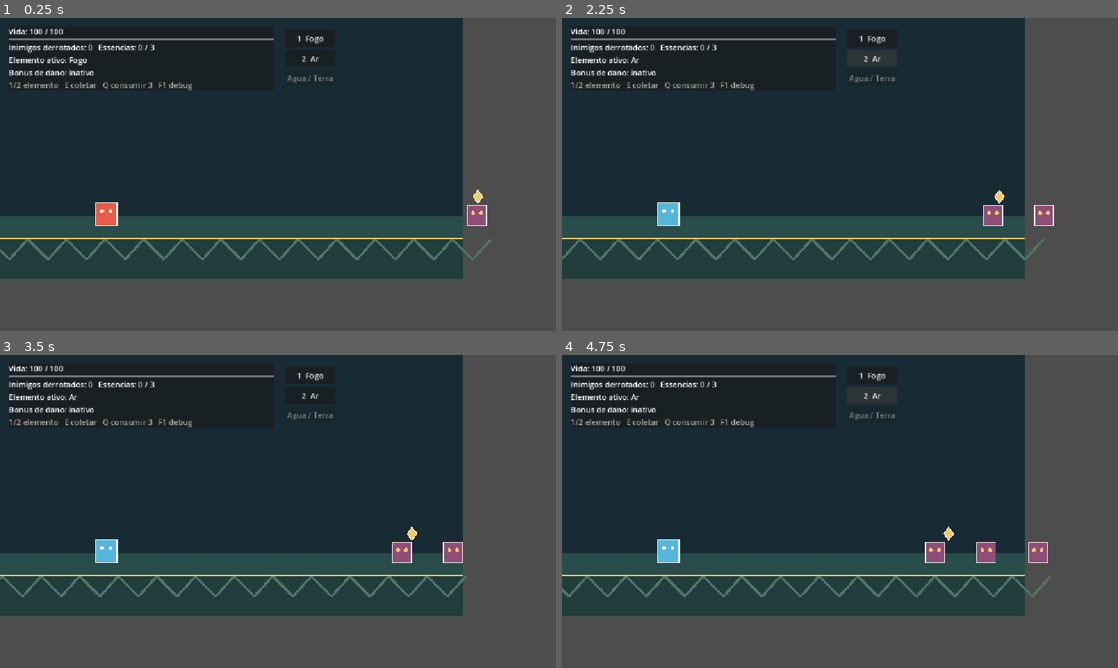
Above: before the commit, frames 1-4 (two rows, left to right).
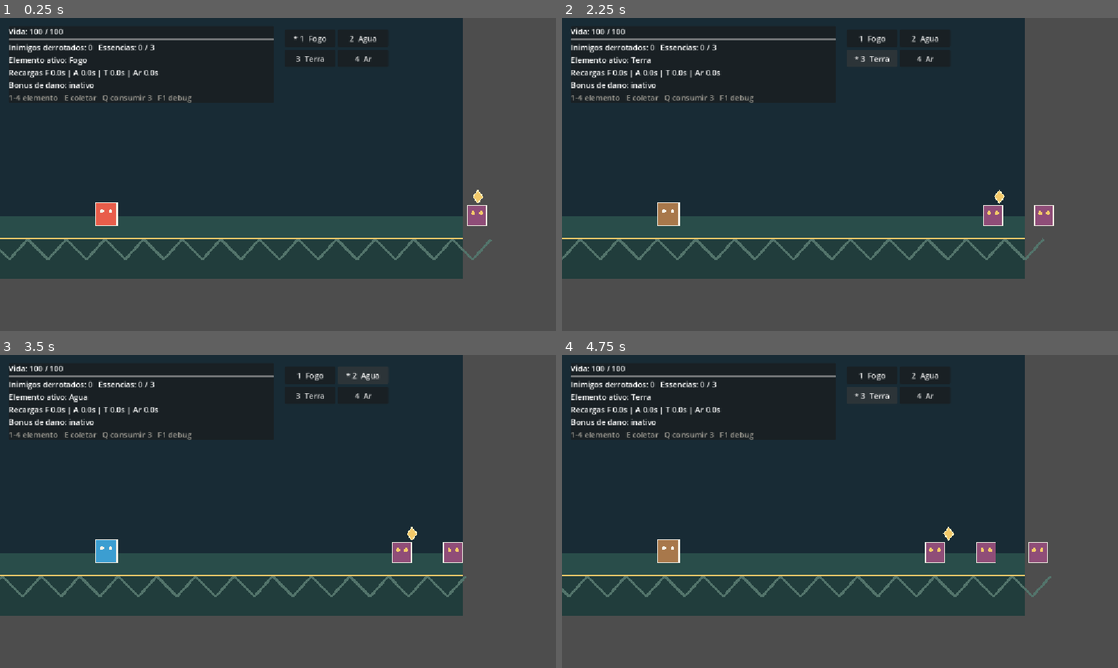
Above: after the commit, the same moments.

Repository: GhabrielMolina/elemental-idle-runner
Game: Godot game, scene res://scenes/Main.tscn
Two runs of this game, one before a commit and one after it. Both use one fixed random seed, a clock stepped at 60 frames per second and the inputs below.
Inputs (mouse positions are in pixels of both pictures, inside the frame that each line leads up to):
- Up to frame 1 (0.25 s): no input
- Up to frame 2 (2.25 s): click (873, 36) at 0.5 s, where only the run before the commit has a clickable "1 Fogo"; click (873, 36) at 1.25 s, where only the run after the commit has a clickable "* 1 Fogo"; click (873, 58) at 2 s, where only the run before the commit has a clickable "2 Ar"
- Up to frame 3 (3.5 s): click (361, 373) at 2.75 s, where only the run after the commit has a clickable "2 Agua"
- Up to frame 4 (4.75 s): click (923, 373) at 3.5 s, where only the run after the commit has a clickable "* 2 Agua"; click (873, 395) at 4.25 s, where only the run after the commit has a clickable "3 Terra"

The runs differ from the first frame. In frame 1, 1.2% of the frame differs, in the area x 1-68%, y 5-28%; in frame 2, 1.5%; in frame 3, 1.5%, in the area x 1-69%, y 5-67%; in frame 4, 1.5%.

Commit message:
feat: add four elements and prototype refinement

Diff:
--- a/scripts/debug_panel.gd
+++ b/scripts/debug_panel.gd
@@ -11,7 +11,7 @@
 	build_interface()
 
 func build_interface() -> void:
-	custom_minimum_size = Vector2(230, 0)
+	custom_minimum_size = Vector2(250, 0)
 	var margin := MarginContainer.new()
 	margin.add_theme_constant_override("margin_left", 12)
 	margin.add_theme_constant_override("margin_right", 12)
@@ -30,9 +30,12 @@
 	speed_label = Label.new()
 	column.add_child(speed_label)
 	pause_button = Button.new()
+	pause_button.custom_minimum_size = Vector2(220, 34)
 	pause_button.pressed.connect(main_controller.toggle_pause)
 	column.add_child(pause_button)
 	speed_button = Button.new()
+	speed_button.custom_minimum_size = Vector2(220, 34)
+	speed_button.text = "Velocidade: 1×"
 	speed_button.pressed.connect(main_controller.cycle_speed)
 	column.add_child(speed_button)
 	var spawn_button := Button.new()
@@ -53,7 +56,8 @@
 	if not is_instance_valid(state_label):
 		return
 	state_label.text = "Estado: " + state
-	speed_label.text = "Velocidade: " + str(int(speed)) + "x"
+	speed_label.text = "Simulacao: " + str(int(speed)) + "×"
+	speed_button.text = "Velocidade: " + str(int(speed)) + "×"
 	pause_button.text = "Continuar" if is_paused else "Pausar"
 
 func _input(event: InputEvent) -> void:
--- a/scripts/enemy.gd
+++ b/scripts/enemy.gd
@@ -8,19 +8,34 @@
 
 var health := 45
 var already_defeated := false
+var base_speed := 48.0
+var slow_timer := 0.0
+var stun_timer := 0.0
 
 func _ready() -> void:
 	health = max_health
+	base_speed = speed
 	queue_redraw()
 
 func _process(delta: float) -> void:
-	position.x -= speed * delta
+	slow_timer = maxf(0.0, slow_timer - delta)
+	stun_timer = maxf(0.0, stun_timer - delta)
+	queue_redraw()
+	if stun_timer > 0.0:
+		return
+	var movement_speed := base_speed * 0.45 if slow_timer > 0.0 else base_speed
+	position.x -= movement_speed * delta
 
-func receive_damage(amount: int, push_distance := 0.0) -> void:
+func receive_damage(amount: int, push_distance := 0.0, effect := "") -> void:
 	if already_defeated:
 		return
 	health = maxi(0, health - amount)
-	position.x += push_distance
+	if push_distance != 0.0:
+		position.x = minf(position.x + push_distance, 920.0)
+	if effect == "Agua":
+		slow_timer = 2.0
+	elif effect == "Terra":
+		stun_timer = 1.0
 	queue_redraw()
 	if health == 0:
 		already_defeated = true
@@ -28,7 +43,12 @@
 		queue_free()
 
 func _draw() -> void:
-	draw_rect(Rect2(-20, -42, 40, 42), Color("#8f4d78"))
+	var color := Color("#8f4d78")
+	if stun_timer > 0.0:
+		color = Color("#d2a15d")
+	elif slow_timer > 0.0:
+		color = Color("#477fa1")
+	draw_rect(Rect2(-20, -42, 40, 42), color)
 	draw_rect(Rect2(-20, -42, 40, 42), Color("#f4f0e6"), false, 2.0)
 	draw_circle(Vector2(-8, -26), 4.0, Color("#f3c969"))
 	draw_circle(Vector2(8, -26), 4.0, Color("#f3c969"))
--- a/scripts/main.gd
+++ b/scripts/main.gd
@@ -21,21 +21,24 @@
 var health_label: Label
 var stats_label: Label
 var element_label: Label
+var cooldown_label: Label
 var bonus_label: Label
 var command_label: Label
 var defeat_overlay: PanelContainer
 var defeat_label: Label
 var debug_panel: PanelContainer
+var element_buttons: Array[Button] = []
 
 func _ready() -> void:
 	build_hud()
 	debug_panel = DEBUG_SCENE.instantiate()
 	add_child(debug_panel)
-	debug_panel.position = Vector2(700, 88)
+	debug_panel.position = Vector2(700, 250)
 	debug_panel.setup(self)
 	player.health_changed.connect(update_health)
 	player.died.connect(handle_defeat)
 	update_hud()
+	update_debug()
 	queue_redraw()
 
 func _process(delta: float) -> void:
@@ -63,9 +66,13 @@
 	if not event is InputEventKey or not event.pressed or event.echo:
 		return
 	if event.keycode == KEY_1 and not game_over:
-		player.select_element("Fogo")
+		select_element("Fogo")
 	elif event.keycode == KEY_2 and not game_over:
-		player.select_element("Ar")
+		select_element("Agua")
+	elif event.keycode == KEY_3 and not game_over:
+		select_element("Terra")
+	elif event.keycode == KEY_4 and not game_over:
+		select_element("Ar")
 	elif event.keycode == KEY_E and not game_over:
 		collect_nearby_essence()
 	elif event.keycode == KEY_Q and not game_over:
@@ -86,6 +93,12 @@
 	if not game_over:
 		spawn_enemy()
 
+func select_element(element: String) -> void:
+	if game_over:
+		return
+	player.select_element(element)
+	update_hud()
+
 func spawn_essence() -> void:
 	if game_over:
 		return
@@ -98,7 +111,7 @@
 	if game_over or not player.is_attack_ready():
 		return
 	var target := find_closest_enemy()
-	if target == null or player.global_position.distance_to(target.global_position) > player.attack_range:
+	if target == null or player.global_position.distance_to(target.global_position) > player.get_attack_range():
 		return
 	var projectile := PROJECTILE_SCENE.instantiate()
 	projectile.global_position = player.global_position + Vector2(22, -32)
@@ -198,7 +211,7 @@
 	add_child(canvas)
 	var top_bar := PanelContainer.new()
 	top_bar.position = Vector2(18, 16)
-	top_bar.size = Vector2(550, 112)
+	top_bar.size = Vector2(550, 145)
 	canvas.add_child(top_bar)
 	var column := VBoxContainer.new()
 	column.add_theme_constant_override("separation", 3)
@@ -215,29 +228,17 @@
 	column.add_child(stats_label)
 	element_label = Label.new()
 	column.add_child(element_label)
+	cooldown_label = Label.new()
+	column.add_child(cooldown_label)
 	bonus_label = Label.new()
 	column.add_child(bonus_label)
 	command_label = Label.new()
 	command_label.add_theme_color_override("font_color", Color("#a7a39a"))
 	column.add_child(command_label)
-	var fire_button := Button.new()
-	fire_button.text = "1  Fogo"
-	fire_button.position = Vector2(590, 24)
-	fire_button.size = Vector2(105, 36)
-	fire_button.pressed.connect(func(): player.select_element("Fogo"); update_hud())
-	canvas.add_child(fire_button)
-	var air_button := Button.new()
-	air_button.text = "2  Ar"
-	air_button.position = Vector2(590, 66)
-	air_button.size = Vector2(105, 36)
-	air_button.pressed.connect(func(): player.select_element("Ar"); update_hud())
-	canvas.add_child(air_button)
-	var disabled_water := Button.new()
-	disabled_water.text = "Agua / Terra"
-	disabled_water.disabled = true
-	disabled_water.position = Vector2(590, 108)
-	disabled_water.size = Vector2(105, 32)
-	canvas.add_child(disabled_water)
+	element_buttons.append(create_element_button(canvas, "1  Fogo", "Fogo", Vector2(590, 24)))
+	element_buttons.append(create_element_button(canvas, "2  Agua", "Agua", Vector2(700, 24)))
+	element_buttons.append(create_element_button(canvas, "3  Terra", "Terra", Vector2(590, 66)))
+	element_buttons.append(create_element_button(canvas, "4  Ar", "Ar", Vector2(700, 66)))
 	defeat_overlay = PanelContainer.new()
 	defeat_overlay.position = Vector2(330, 205)
 	defeat_overlay.size = Vector2(300, 130)
@@ -254,6 +255,15 @@
 	defeat_column.add_child(restart_button)
 	defeat_overlay.visible = false
 
+func create_element_button(canvas: CanvasLayer, label: String, element: String, button_position: Vector2) -> Button:
+	var button := Button.new()
+	button.text = label
+	button.position = button_position
+	button.size = Vector2(105, 36)
+	button.pressed.connect(select_element.bind(element))
+	canvas.add_child(button)
+	return button
+
 func update_health(current: int, maximum: int) -> void:
 	if is_instance_valid(health_bar):
 		health_bar.value = current
@@ -265,8 +275,13 @@
 	update_health(player.health, player.max_health)
 	stats_label.text = "Inimigos derrotados: %d   Essencias: %d / 3" % [defeated_count, essence_count]
 	element_label.text = "Elemento ativo: %s" % player.selected_element
+	cooldown_label.text = "Recargas F %.1fs | A %.1fs | T %.1fs | Ar %.1fs" % [player.get_cooldown_remaining("Fogo"), player.get_cooldown_remaining("Agua"), player.get_cooldown_remaining("Terra"), player.get_cooldown_remaining("Ar")]
 	bonus_label.text = "Bonus de dano: ATIVO (%.1fs)" % bonus_timer if player.damage_bonus else "Bonus de dano: inativo"
-	command_label.text = "1/2 elemento   E coletar   Q consumir 3   F1 debug"
+	command_label.text = "1-4 elemento   E coletar   Q consumir 3   F1 debug"
+	var elements := ["Fogo", "Agua", "Terra", "Ar"]
+	var labels := ["1  Fogo", "2  Agua", "3  Terra", "4  Ar"]
+	for index in element_buttons.size():
+		element_buttons[index].text = ("* " if elements[index] == player.selected_element else "") + labels[index]
 
 func update_debug() -> void:
 	if is_instance_valid(debug_panel):
--- a/scripts/player.gd
+++ b/scripts/player.gd
@@ -5,15 +5,25 @@
 
 @export var max_health := 100
 @export var attack_range := 330.0
+@export var fire_range := 330.0
+@export var water_range := 310.0
+@export var earth_range := 290.0
+@export var air_range := 350.0
 @export var fire_damage := 28
 @export var fire_cooldown := 1.8
 @export var air_damage := 12
 @export var air_cooldown := 0.65
+@export var water_damage := 18
+@export var water_cooldown := 1.15
+@export var earth_damage := 34
+@export var earth_cooldown := 2.4
 
 var health := 100
 var selected_element := "Fogo"
 var fire_timer := 0.0
 var air_timer := 0.0
+var water_timer := 0.0
+var earth_timer := 0.0
 var damage_bonus := false
 
 func _ready() -> void:
@@ -23,24 +33,45 @@
 func _process(delta: float) -> void:
 	fire_timer = maxf(0.0, fire_timer - delta)
 	air_timer = maxf(0.0, air_timer - delta)
+	water_timer = maxf(0.0, water_timer - delta)
+	earth_timer = maxf(0.0, earth_timer - delta)
 
 func select_element(element: String) -> void:
-	if element == "Fogo" or element == "Ar":
+	if element == "Fogo" or element == "Agua" or element == "Terra" or element == "Ar":
 		selected_element = element
 		queue_redraw()
 
 func is_attack_ready() -> bool:
-	return fire_timer <= 0.0 if selected_element == "Fogo" else air_timer <= 0.0
+	return get_cooldown_remaining(selected_element) <= 0.0
 
 func get_attack_damage() -> int:
-	var damage := fire_damage if selected_element == "Fogo" else air_damage
+	var damage := fire_damage
+	match selected_element:
+		"Agua": damage = water_damage
+		"Terra": damage = earth_damage
+		"Ar": damage = air_damage
 	return damage * 2 if damage_bonus else damage
 
+func get_attack_range() -> float:
+	match selected_element:
+		"Agua": return water_range
+		"Terra": return earth_range
+		"Ar": return air_range
+	return fire_range
+
 func register_attack() -> void:
-	if selected_element == "Fogo":
-		fire_timer = fire_cooldown
-	else:
-		air_timer = air_cooldown
+	match selected_element:
+		"Fogo": fire_timer = fire_cooldown
+		"Agua": water_timer = water_cooldown
+		"Terra": earth_timer = earth_cooldown
+		"Ar": air_timer = air_cooldown
+
+func get_cooldown_remaining(element: String) -> float:
+	match element:
+		"Agua": return water_timer
+		"Terra": return earth_timer
+		"Ar": return air_timer
+	return fire_timer
 
 func take_damage(amount: int) -> void:
 	if health <= 0:
@@ -56,12 +87,18 @@
 	selected_element = "Fogo"
 	fire_timer = 0.0
 	air_timer = 0.0
+	water_timer = 0.0
+	earth_timer = 0.0
 	damage_bonus = false
 	health_changed.emit(health, max_health)
 	queue_redraw()
 
 func _draw() -> void:
-	var color := Color("#e85d4a") if selected_element == "Fogo" else Color("#56b6d9")
+	var color := Color("#e85d4a")
+	match selected_element:
+		"Agua": color = Color("#3c9ed1")
+		"Terra": color = Color("#a8784b")
+		"Ar": color = Color("#9edbe8")
 	draw_rect(Rect2(-22, -48, 44, 48), color)
 	draw_rect(Rect2(-22, -48, 44, 48), Color("#f4f0e6"), false, 3.0)
 	draw_circle(Vector2(-9, -30), 4.0, Color("#f4f0e6"))
--- a/scripts/projectile.gd
+++ b/scripts/projectile.gd
@@ -20,10 +20,14 @@
 	var direction := global_position.direction_to(target.global_position)
 	global_position += direction * speed * delta
 	if global_position.distance_to(target.global_position) < 18.0:
-		target.receive_damage(damage, push_distance)
+		target.receive_damage(damage, push_distance, element)
 		queue_free()
 
 func _draw() -> void:
-	var color := Color("#f04f3e") if element == "Fogo" else Color("#8ed8e8")
+	var color := Color("#f04f3e")
+	match element:
+		"Agua": color = Color("#47b9dc")
+		"Terra": color = Color("#b07a45")
+		"Ar": color = Color("#8ed8e8")
 	draw_circle(Vector2.ZERO, 8.0, color)
 	draw_circle(Vector2.ZERO, 8.0, Color("#fff3c4"), false, 2.0)
